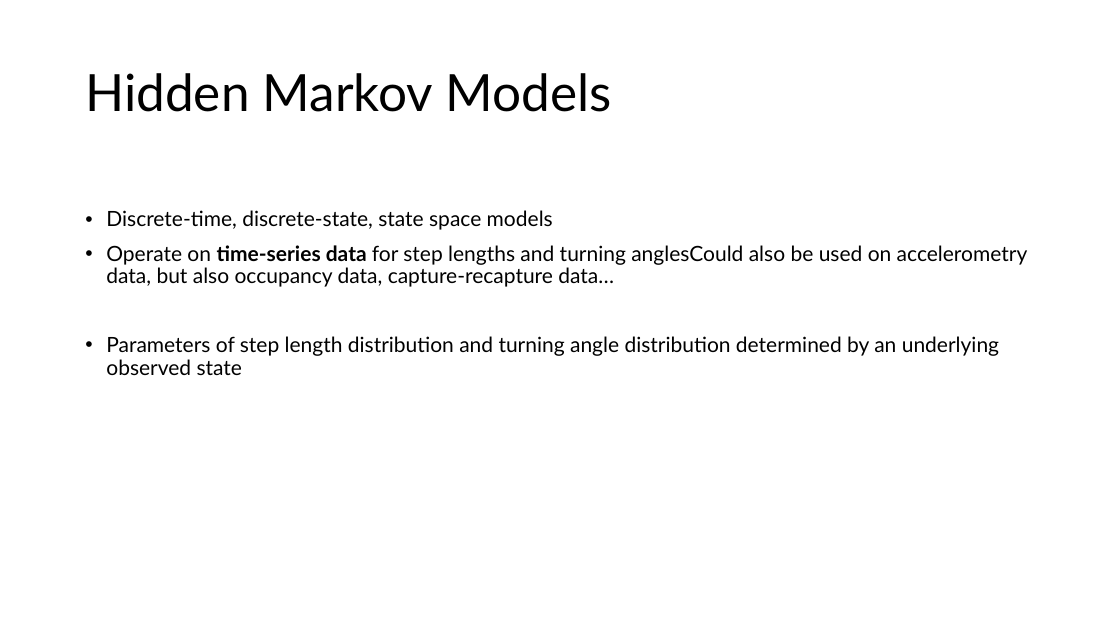
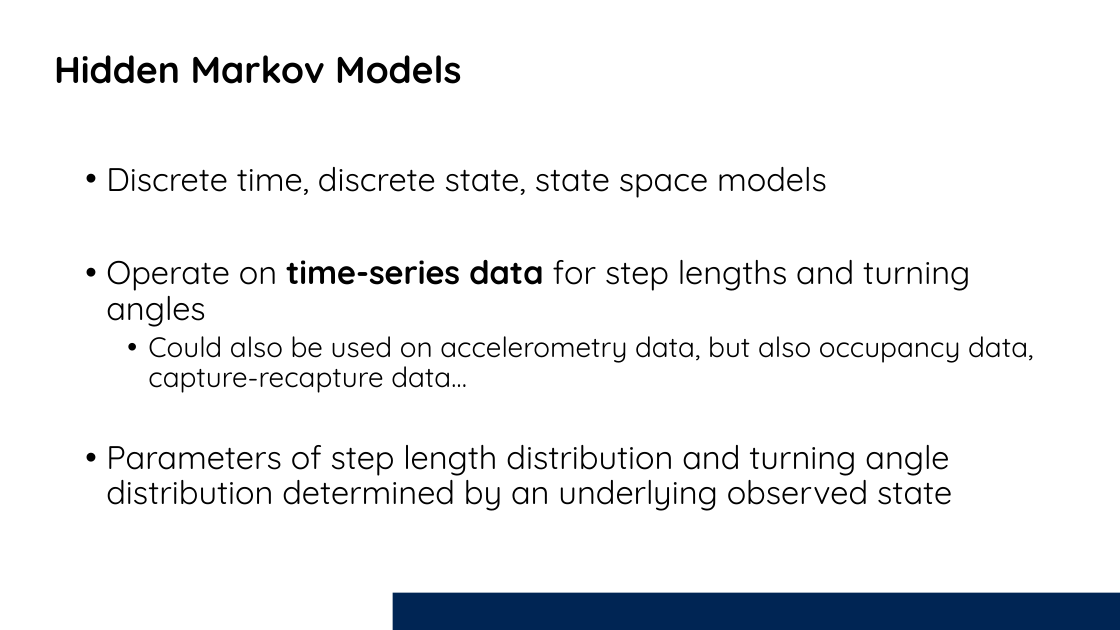
Before and after one commit to Smithsonian/Introduction_HMM, a slide deck: slide 4 of Presentation/IntroAnimalMovements_HMMs.pptx. Drawn at 1120x630 pixels with LibreOffice and Linux fonts; fonts in the diff are those of the drawing; background and template pictures are left out. Boxes give left, top, right and bottom in pixels: in the first picture for what was removed or moved away, otherwise in the second. Text is boxed around its words. In the diff, an @@ line names an element or a change of style, - is before the commit and + after.

```diff
--- a/Presentation/IntroAnimalMovements_HMMs.pptx
+++ b/Presentation/IntroAnimalMovements_HMMs.pptx
@@ text "Hidden Markov Models": place and size @@
-text "Hidden Markov Models" at (85, 73, 611, 112)
+text "Hidden Markov Models" at (54, 55, 461, 84)
@@ text "Hidden Markov Models" at (54, 55, 461, 84): size 44 to 32 pt, font Lato to Quicksand, bold on @@
@@ text "Discrete time, discrete state, state ...": place and size @@
-text "Discrete time, discrete state, state ..." at (106, 210, 1028, 375)
+text "Discrete time, discrete state, state ..." at (106, 167, 1033, 511)
@@ text at (106, 167, 1033, 393): text changed; size 18 to 28 pt; font Lato to Quicksand @@
-• Discrete-time, discrete-state, state space models
-• Operate on time-series data for step lengths and turning anglesCould also be used on accelerometry data, but also occupancy data, capture-recapture data…
+• Discrete time, discrete state, state space models
+• Operate on time-series data for step lengths and turning angles
+  • Could also be used on accelerometry data, but also occupancy data, capture-recapture data…
@@ text at (106, 445, 952, 511): size 18 to 28 pt, font Lato to Quicksand in "Parameters of step length distribution and turning ..." @@
@@ rectangle added at (392, 593, 1120, 630), fill #002554 @@
```
Also in this commit, not shown: 15 other slides changed, 11 slides added, 11 slides removed.
